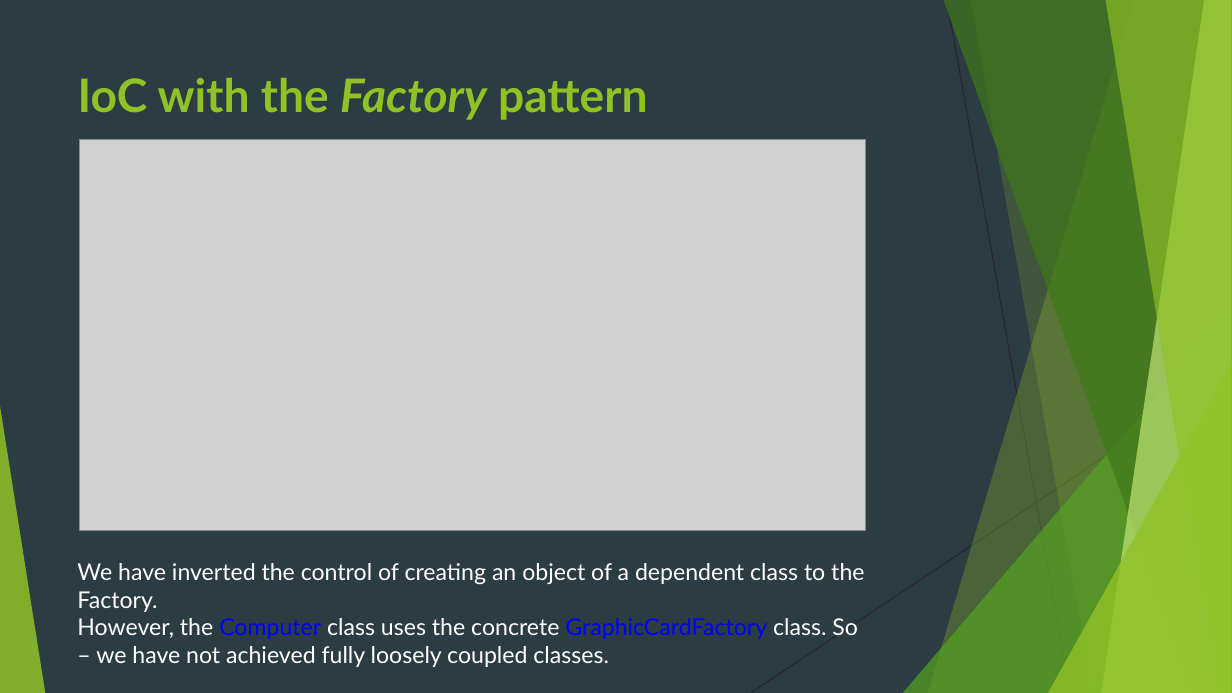
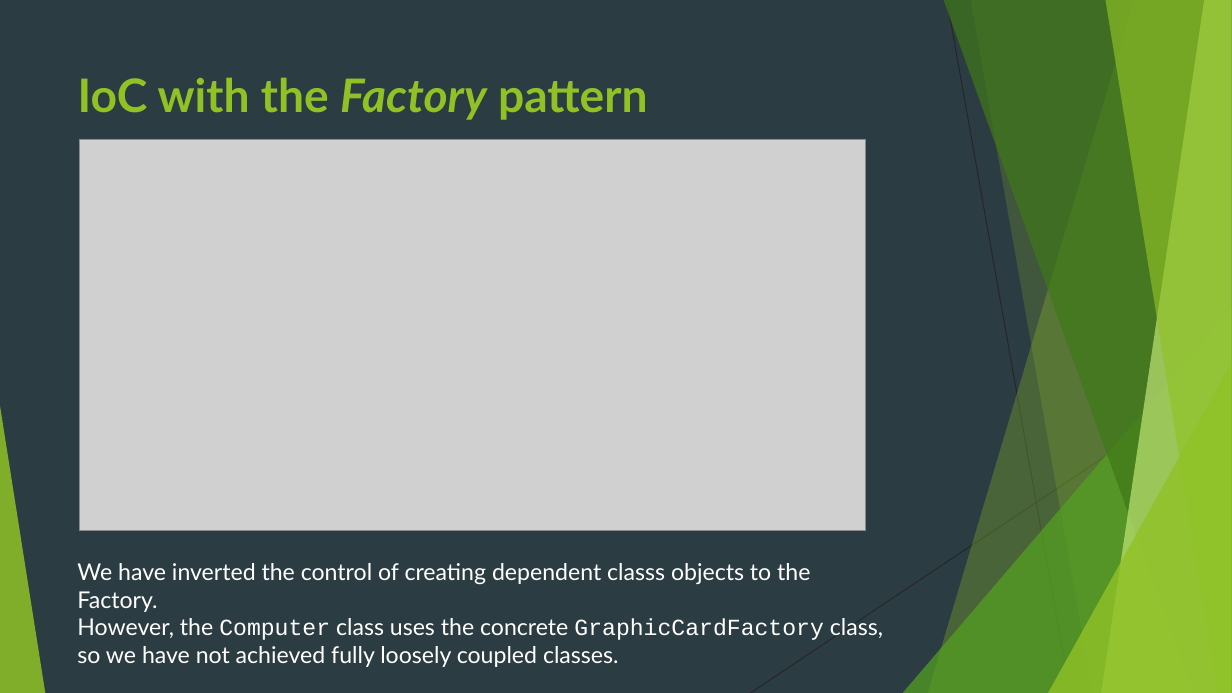
Before and after one commit to idanshal/sb-todo-app-tdp, a slide deck: slide 11 of course_data/presentations/practical_spring_boot_for_tdp.pptx. Drawn at 1232x693 pixels with LibreOffice and Linux fonts; fonts in the diff are those of the drawing; grey boxes stand for pictures. Boxes give left, top, right and bottom in pixels: in the first picture for what was removed or moved away, otherwise in the second. Text is boxed around its words. In the diff, an @@ line names an element or a change of style, - is before the commit and + after.

```diff
--- a/course_data/presentations/practical_spring_boot_for_tdp.pptx
+++ b/course_data/presentations/practical_spring_boot_for_tdp.pptx
@@ text at (77,563,883,667): text changed @@
-We have inverted the control of creating an object of a dependent class to the Factory.
-However, the Computer class uses the concrete GraphicCardFactory class. So – we have not achieved fully loosely coupled classes.
+We have inverted the control of creating dependent classs objects to the Factory.
+However, the Computer class uses the concrete GraphicCardFactory class, so we have not achieved fully loosely coupled classes.
```
Also in this commit, not shown: 6 other slides changed, 2 other files.
